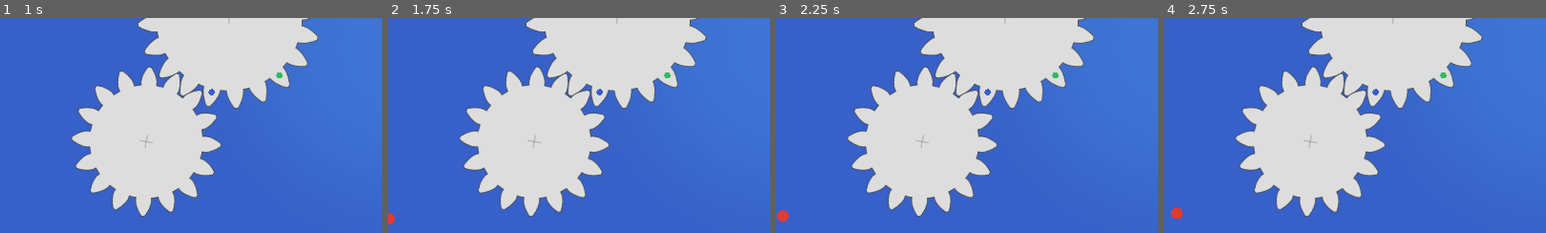
Above: before the commit, frames 1-4 (left to right).
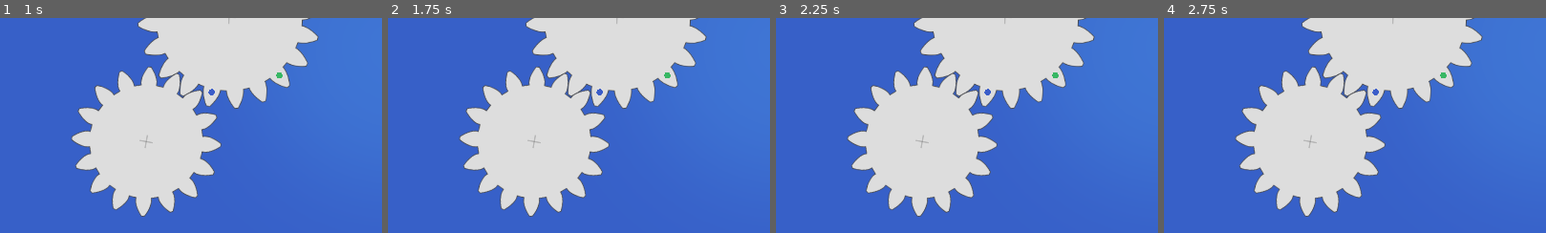
Above: after the commit, the same moments.

Repository: rockgem/yugen-gears
Game: Godot game, scene res://scenes/MainMenu.tscn
The game is run twice, just before and just after one commit, with the same random seed, the same clock (stepped at 60 frames per second) and the same inputs.
Inputs (mouse positions are % of the whole screen's width and height, from its top left):
- Up to frame 1 (1 s): click "Touch the Dot!" at 0.5 s
- Up to frame 2 (1.75 s): tap Enter at 1.25 s; move the mouse to (72, 45) at 1.27 s; click (72, 45) at 1.42 s
- Up to frame 3 (2.25 s): tap Space at 2 s; move the mouse to (30, 55) at 2.02 s; click (30, 55) at 2.17 s
- Up to frame 4 (2.75 s): no input
The pictures show only the part of the screen within x 0-50%, y 42-92%; the shares and areas given below are measured in that part.

Frame 1 is identical in both runs. In frame 2, less than 0.1% of the frame differs, in the area x 0-2%, y 90-96%; in frame 3, 0.1%, in the area x 0-4%, y 89-95%; in frame 4, 0.1%.
Error after the commit: Invalid access to property or key 'global_position' on a base object of type 'Nil'. (res://actors/Target.gd:8)

Commit message:
add cannon_ref for red targets to follow towards

Diff:
--- a/actors/Target.gd
+++ b/actors/Target.gd
@@ -5,11 +5,11 @@
 
 
 func _physics_process(delta: float) -> void:
-	var dif = global_position.direction_to(ManagerGame.main_ref.center.global_position)
+	var dif = global_position.direction_to(ManagerGame.main_ref.cannon_ref.global_position)
 
 	global_position += dif * move_speed * delta
 
-	if global_position.distance_to(ManagerGame.main_ref.center.global_position) < 5.0:
+	if global_position.distance_to(ManagerGame.main_ref.cannon_ref.global_position) < 5.0:
 		queue_free()
 
 
--- a/scenes/Main.gd
+++ b/scenes/Main.gd
@@ -2,6 +2,7 @@
 
 var gears = []
 @onready var center = $Center
+var cannon_ref = null
 var t = null
 
 func _ready() -> void:
@@ -12,6 +13,10 @@
 	for gear in ManagerGame.final_json:
 		var g = load("res://actors/Gear.tscn").instantiate()
 		g.data = ManagerGame.final_json[gear]
+
+		if ManagerGame.final_json[gear].has('is_cannon'):
+			if ManagerGame.final_json[gear]['is_cannon']:
+				cannon_ref = g
 
 		add_child(g)
 
